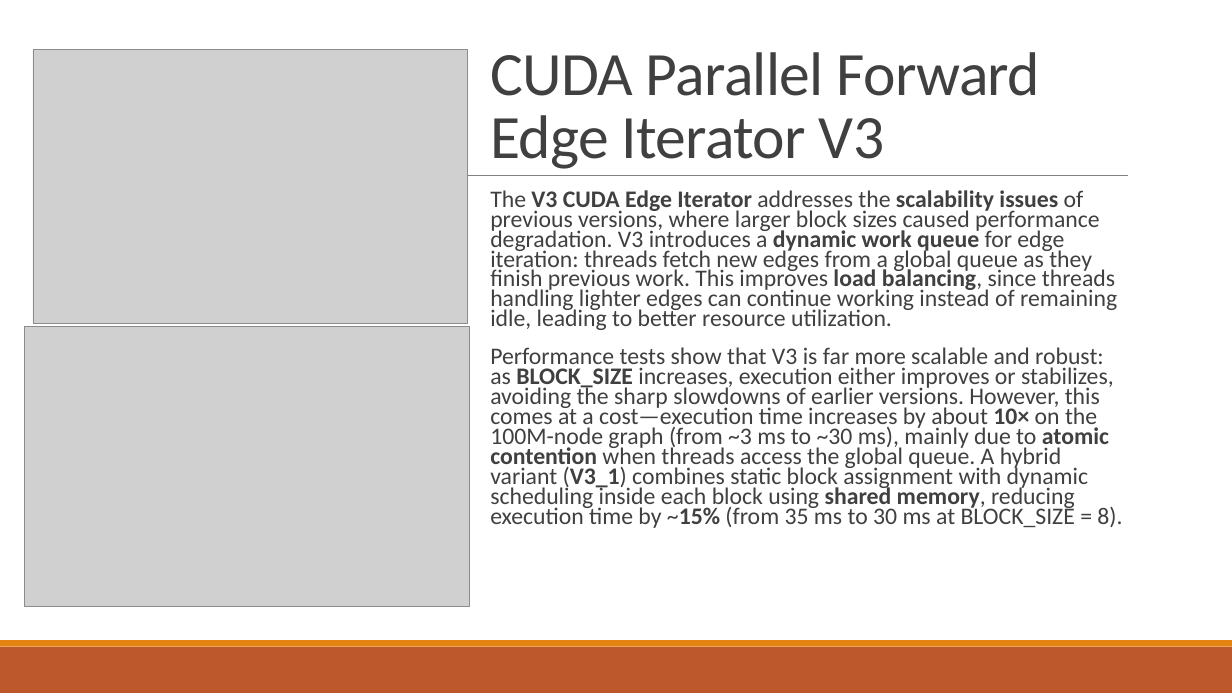
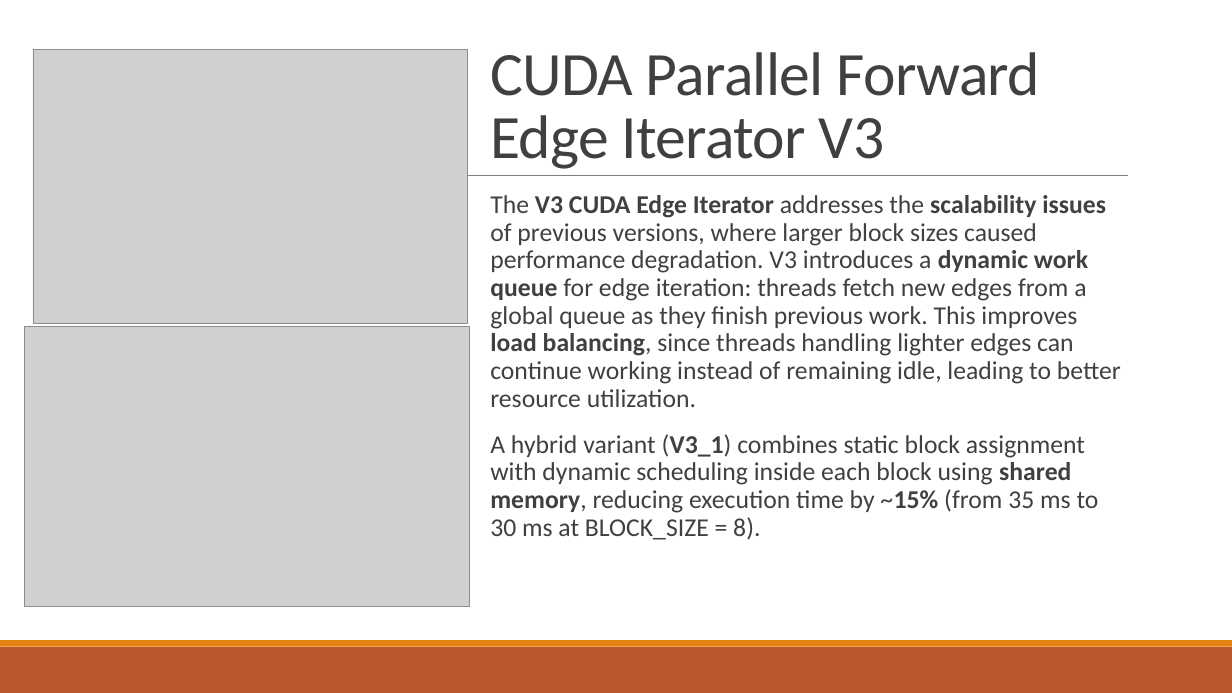
Before and after one commit to RiccardoRevalor/ParallelTriangleCounting, a slide deck: slide 20 of presentation.pptx (slide 21 before the commit). Drawn at 1232x693 pixels with LibreOffice and Linux fonts; fonts in the diff are those of the drawing; grey boxes stand for pictures. Boxes give left, top, right and bottom in pixels: in the first picture for what was removed or moved away, otherwise in the second. Text is boxed around its words. In the diff, an @@ line names an element or a change of style, - is before the commit and + after.

```diff
--- a/presentation.pptx
+++ b/presentation.pptx
@@ text at <box>490,195,1121,407</box>: size 18.5 to 20 pt in "The V3 CUDA Edge Iterator addresses the ..."; line spacing 0.7 to 0.9 @@
@@ text at <box>490,434,1099,540</box>: text changed; size 18.5 to 20 pt @@
-  Performance tests show that V3 is far more scalable and robust: as BLOCK_SIZE increases, execution either improves or stabilizes, avoiding the sharp slowdowns of earlier versions. However, this comes at a cost—execution time increases by about 10× on the 100M-node graph (from ~3 ms to ~30 ms), mainly due to atomic contention when threads access the global queue. A hybrid variant (V3_1) combines static block assignment with dynamic scheduling inside each block using shared memory, reducing execution time by ~15% (from 35 ms to 30 ms at BLOCK_SIZE = 8).
+  A hybrid variant (V3_1) combines static block assignment with dynamic scheduling inside each block using shared memory, reducing execution time by ~15% (from 35 ms to 30 ms at BLOCK_SIZE = 8).
```
Also in this commit, not shown: 6 other slides changed, 1 slide added, 4 slides removed, 1 other file.
